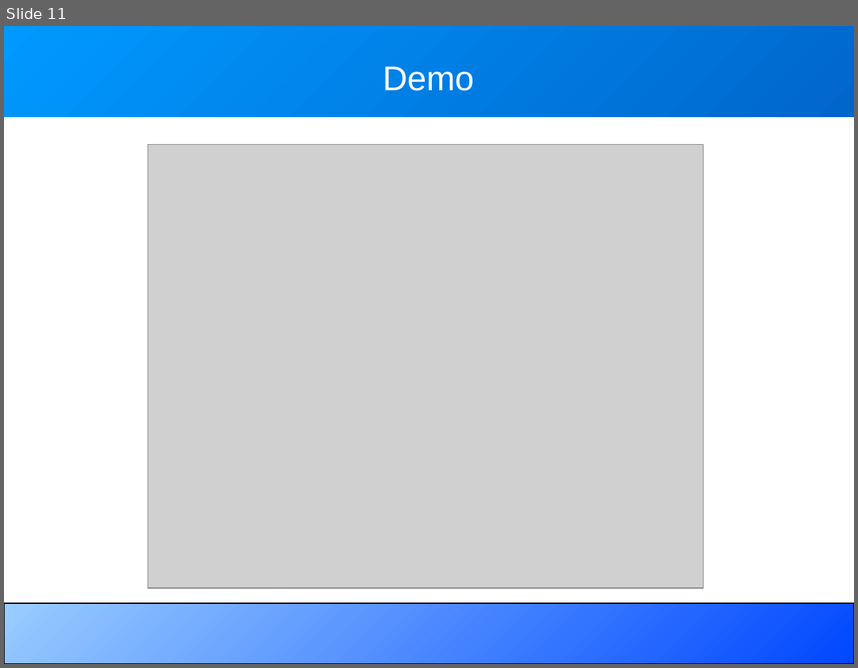
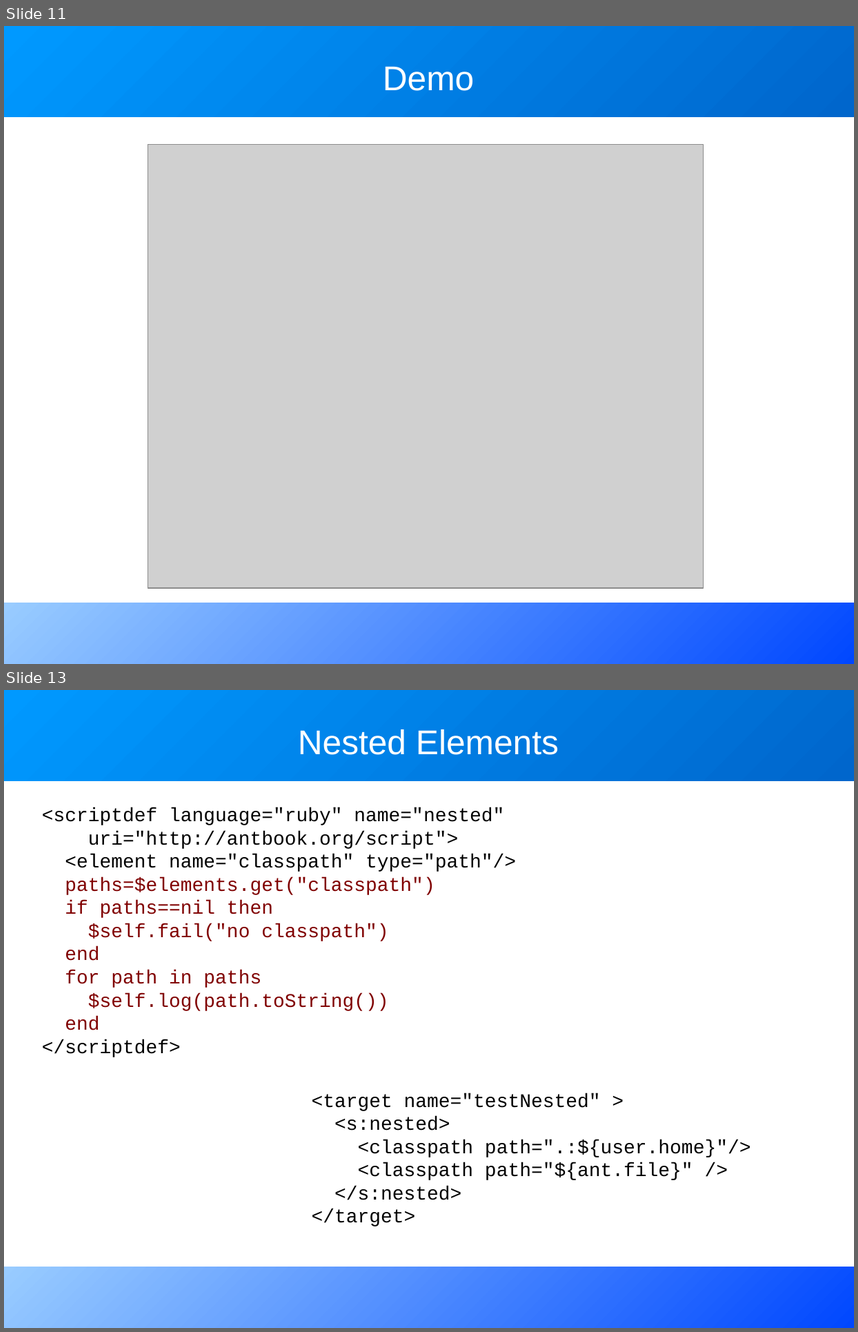
Before and after one commit to BeatrizTercero/repoSvnAnt, a slide deck: core/trunk/docs/slides/extending_ant.odp. Shown one above the other, each under a label of ours: slide 11 before the commit, slides 11 and 13 after it; the slides between them are not shown. The pictures are 858x668 and 858x1332 pixels, drawn with LibreOffice and Linux fonts; fonts in the diff are those of the drawing; grey boxes stand for pictures. Boxes give left, top, right and bottom in pixels: in the first picture for what was removed or moved away, otherwise in the second. Text is boxed around its words. In the diff, an @@ line names an element or a change of style, - is before the commit and + after.

```diff
--- a/core/trunk/docs/slides/extending_ant.odp
+++ b/core/trunk/docs/slides/extending_ant.odp
@@ slide 13 added at box(4, 690, 854, 1328), background #FFFFFF; not listed: 2 template elements that a slide beside it also shows @@
@@ title added at box(298, 729, 559, 755), 32 pt, text #FFFFFF @@
+Nested Elements
@@ text added at box(42, 808, 516, 1057), 18 pt, text #000000 @@
+<scriptdef language="ruby" name="nested"
+uri="http://antbook.org/script">
+<element name="classpath" type="path"/>
+paths=$elements.get("classpath")
+if paths==nil then
+$self.fail("no classpath")
+end
+for path in paths
+$self.log(path.toString())
+end
+</scriptdef>
@@ text added at box(312, 1093, 751, 1226), 18 pt, text #000000 @@
+<target name="testNested" >
+<s:nested>
+<classpath path=".:${user.home}"/>
+<classpath path="${ant.file}" />
+</s:nested>
+</target>
@@ slide 11 changed as well @@
@@ rectangle at box(4, 603, 854, 664): outline #000000 0.74 pt to none @@
```
Also in this commit, not shown: 16 other slides changed, 8 other slides added, 1 slide removed.
